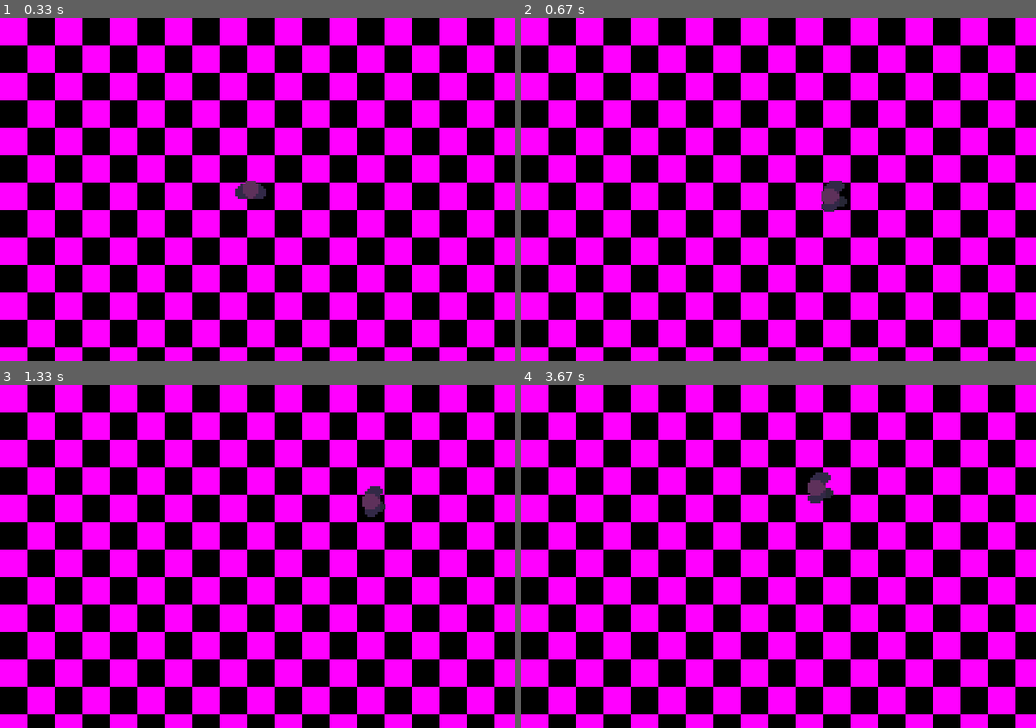
Above: before the commit, frames 1-4 (two rows, left to right).
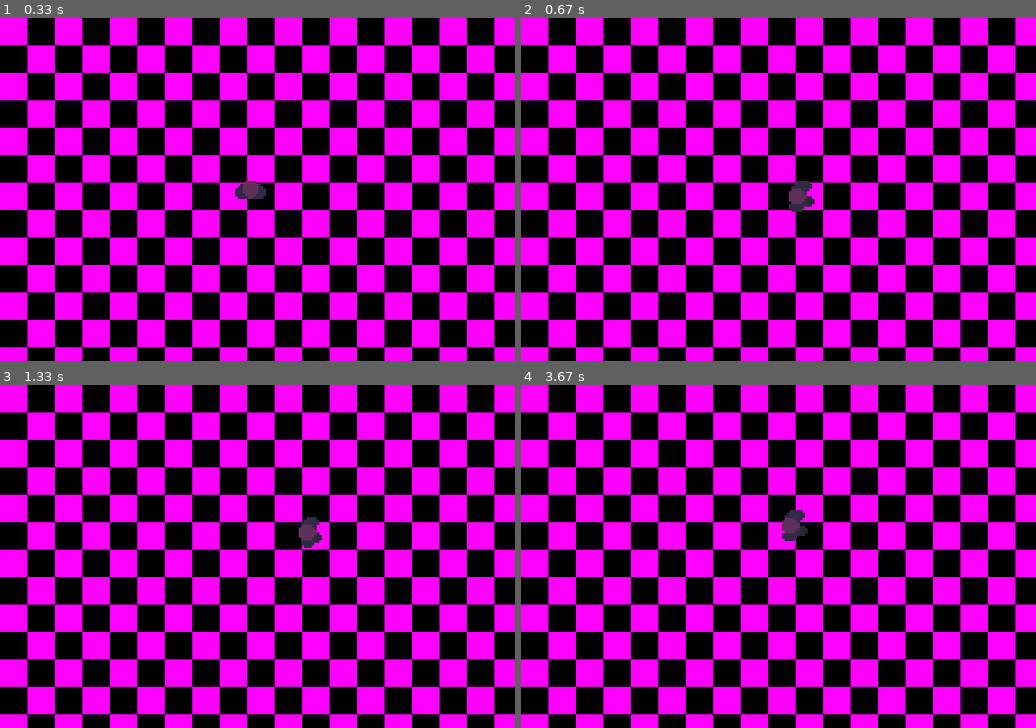
Above: after the commit, the same moments.

Repository: BarbosaNath/Python-Projects
Game: pygame game, started from GTA Clone/main.py
Same seed, same stepped clock (60 frames per second), same inputs: the game is played once before the commit and once after it.
Inputs:
- Up to frame 1 (0.33 s): no input
- Up to frame 2 (0.67 s): hold Right from 0.33 s (still down)
- Up to frame 3 (1.33 s): release Right at 0.8 s; hold Up 0.83-1.13 s; hold Right from 1.17 s (still down)
- Up to frame 4 (3.67 s): release Right at 1.63 s; hold Left 1.67-2.2 s; hold Down 2.23-2.53 s; hold Left 2.57-2.97 s; hold Up 3-3.37 s; hold Right from 3.4 s (still down)

Frame 1 is identical in both runs. In frame 2, 0.7% of the frame differs, in the area x 52-64%, y 47-57%; in frame 3, 0.6%; in frame 4, 0.7%.

Commit message:
nothing much, just var values

Diff:
--- a/GTA Clone/entity.py
+++ b/GTA Clone/entity.py
@@ -18,18 +18,16 @@
 
         self.state = {}
 
-        self.spd      = 10        # speed
+        self.spd      = 1        # speed
         self.dir      = (0,0)    # direction list
         self.position = position # position array
         self.accel    = self.dir * self.spd # acceleration array
 
 
     def move(self):
-        print (self.accel)
         accel_x = self.dir[0] * self.spd
         accel_y = self.dir[1] * self.spd
         self.accel = (accel_x, accel_y)
-        print (self.accel)
         self.position  = [x + y for x, y in zip(self.position, self.accel)]
 
     def scale_sprite(self, scale):
--- a/GTA Clone/player.py
+++ b/GTA Clone/player.py
@@ -16,7 +16,7 @@
             "idle"    : False
         }
         self.current_animation = "idle"
-        self.spd = 4
+        self.spd = 2
 
 
     def key_input(self, event, is_key_up = False):
